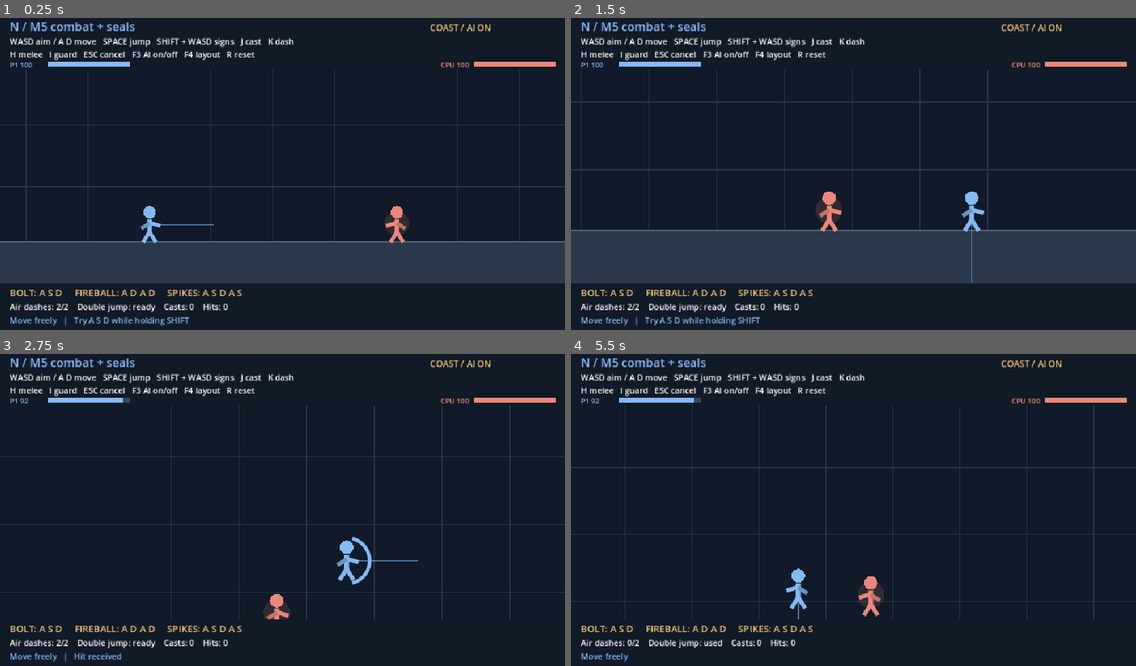
Above: before the commit, frames 1-4 (two rows, left to right).
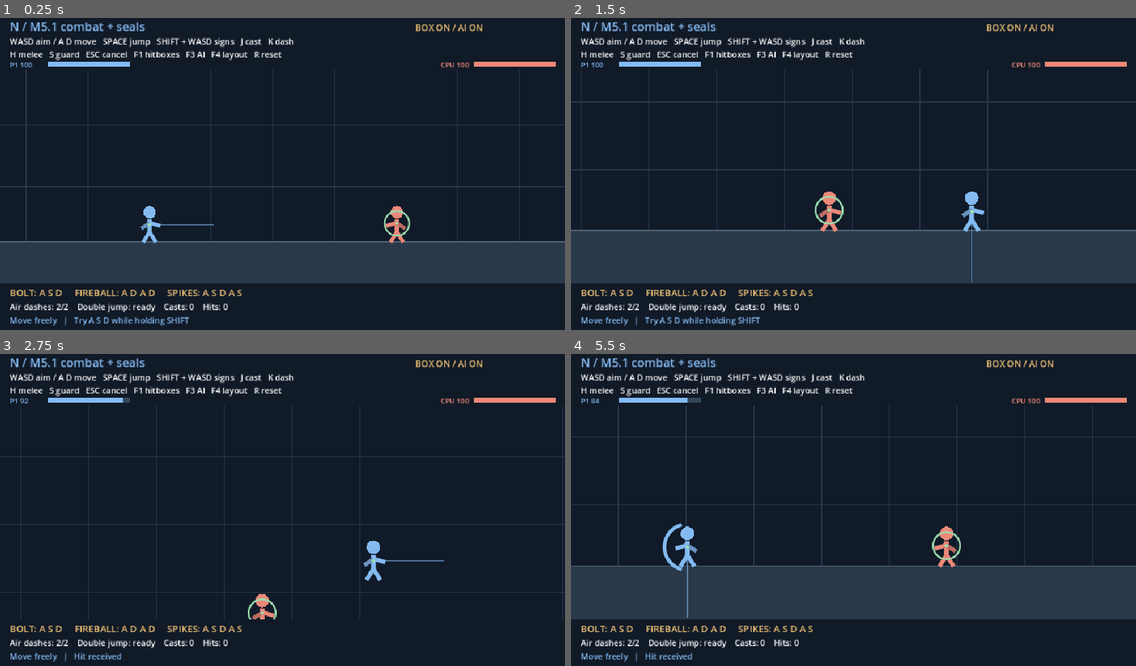
Above: after the commit, the same moments.

Repository: Mefits/Project-N
Game: Godot game, scene res://lab/mobility_signs/mobility_signs.tscn
Same seed, same stepped clock (60 frames per second), same inputs: the game is played once before the commit and once after it.
Inputs:
- Up to frame 1 (0.25 s): no input
- Up to frame 2 (1.5 s): tap Enter at 0.5 s; hold D 0.53-1.28 s; tap Shift at 0.6 s; tap Space at 0.77 s; tap K at 0.8, 1.35 s; hold S from 1.28 s (still down)
- Up to frame 3 (2.75 s): tap Space at 1.52 s; tap J at 1.55, 2.1 s; release S at 2.03 s; hold D from 2.03 s (still down); hold I from 2.03 s (still down)
- Up to frame 4 (5.5 s): release D at 2.78 s; release I at 2.78 s; hold W 2.78-3.53 s; tap I at 2.85 s; tap Space at 3.02, 3.77, 4.52 s; tap F at 3.05, 3.6 s; hold A 3.53-5.03 s; tap Shift at 3.8, 4.35 s; tap K at 4.55, 5.1 s; hold S from 5.03 s (still down); tap J at 5.3 s

The runs differ from the first frame. In frame 1, 1.2% of the frame differs, in the area x 8-87%, y 1-71%; in frame 2, 1.3%; in frame 3, 3.5%; in frame 4, 21%, in the area x 0-100%, y 1-99%.

Commit message:
N M5.1: restore S guard and visualize actual combat hit checks

Diff:
--- a/lab/mobility_signs/mobility_signs.gd
+++ b/lab/mobility_signs/mobility_signs.gd
@@ -51,6 +51,12 @@
 var melee_facing := 1.0
 var spikes: Array[Dictionary] = []
 var blocks := 0
+var show_hitboxes := true
+var debug_strikes: Array[Dictionary] = []
+const STRIKE_BACK_MARGIN := 10.0
+const DEBUG_FLASH := 0.13
+const ATTACK_COLOR := Color("#ff7979")
+const WINDUP_COLOR := Color("#f2d278")
 var shots: Array[Dictionary] = []
 var hits := 0
 var casts := 0
@@ -100,8 +106,8 @@
 	elif not signing and move.length_squared() > 0.0:
 		aim = move.normalized()
 
-func _update_aim() -> void:
-	var move := Vector2(_axis(), float(int(Input.is_physical_key_pressed(KEY_S)) - int(Input.is_physical_key_pressed(KEY_W))))
+func _update_aim(down_as_aim: bool = true) -> void:
+	var move := Vector2(_axis(), float(int(down_as_aim and Input.is_physical_key_pressed(KEY_S)) - int(Input.is_physical_key_pressed(KEY_W))))
 	var arrows := Vector2(float(int(Input.is_physical_key_pressed(KEY_RIGHT)) - int(Input.is_physical_key_pressed(KEY_LEFT))), float(int(Input.is_physical_key_pressed(KEY_DOWN)) - int(Input.is_physical_key_pressed(KEY_UP))))
 	_aim_from_keys(move, arrows)
 
@@ -155,6 +161,8 @@
 				moving_target = not moving_target
 				enemy_vel = Vector2.ZERO
 				enemy_attack_left = 0.0
+			KEY_F1:
+				show_hitboxes = not show_hitboxes
 			KEY_F4:
 				layout = (layout + 1) % LAYOUTS.size()
 				_seal_modifier(false)
@@ -188,6 +196,7 @@
 	air_jump = true
 	shots.clear()
 	spikes.clear()
+	debug_strikes.clear()
 	hp = MAX_HP
 	enemy_hp = MAX_HP
 	target = Vector2(1250, FLOOR - 30)
@@ -251,11 +260,30 @@
 	vel = Vector2(x * RUN, JUMP)
 	return true
 
+func _guard_intent(s_down: bool) -> bool:
+	# S is guard except when it belongs to a seal or a directional action.
+	return s_down and not signing and not dash_requested and not cast_requested and hurt <= 0.0 and melee_left <= 0.0 and dash_left <= 0.0
+
+func _melee_contains(origin: Vector2, direction: float, radius: float, point: Vector2) -> bool:
+	var delta := point - origin
+	return delta.length_squared() <= radius * radius and delta.x * direction >= -STRIKE_BACK_MARGIN
+
+func _spike_hit_area(s: Dictionary) -> Rect2:
+	return Rect2(float(s["x"]), FLOOR - SPIKE_HEIGHT, SPIKE_WIDTH, SPIKE_HEIGHT).grow(18.0)
+
+func _remember_strike(origin: Vector2, direction: float, radius: float) -> void:
+	# Snapshot the actual instantaneous hit check, not a moving recovery hitbox.
+	debug_strikes.append({"origin":origin, "direction":direction, "radius":radius, "life":DEBUG_FLASH})
+
 func _step(dt: float) -> void:
 	if hp <= 0 or enemy_hp <= 0:
 		queue_redraw()
 		return
 	clock += dt
+	for i in range(debug_strikes.size() - 1, -1, -1):
+		debug_strikes[i]["life"] -= dt
+		if debug_strikes[i]["life"] <= 0.0:
+			debug_strikes.remove_at(i)
 	hurt = maxf(0.0, hurt - dt)
 	enemy_hurt = maxf(0.0, enemy_hurt - dt)
 	melee_left = maxf(0.0, melee_left - dt)
@@ -266,10 +294,12 @@
 		if ready_left <= 0.0:
 			prepared_spell = ""
 			_notice("Technique expired")
-	_update_aim()
+	var s_down := Input.is_physical_key_pressed(KEY_S)
+	# Holding S alone cannot redirect aim down; S+J/K can.
+	_update_aim(not s_down or (not signing and (dash_requested or cast_requested)))
 	if absf(aim.x) > 0.05:
 		facing = signf(aim.x)
-	guarding = Input.is_physical_key_pressed(KEY_I) and hurt <= 0.0 and melee_left <= 0.0 and dash_left <= 0.0
+	guarding = _guard_intent(s_down)
 	var move_x := 0.0 if signing or guarding or hurt > 0.0 else _axis()
 	if attack_requested:
 		if not guarding and hurt <= 0.0 and melee_left <= 0.0:
@@ -340,8 +370,8 @@
 func _melee() -> void:
 	melee_left = 0.32
 	melee_facing = facing
-	var delta := target - _center()
-	if delta.length() <= MELEE_RANGE and delta.x * melee_facing >= -10.0:
+	_remember_strike(_center(), melee_facing, MELEE_RANGE)
+	if _melee_contains(_center(), melee_facing, MELEE_RANGE, target):
 		_hit_enemy(9, Vector2(melee_facing * 300.0, -155.0))
 	else:
 		_notice("Melee miss")
@@ -383,7 +413,8 @@
 		var old := enemy_attack_left
 		enemy_attack_left = maxf(0.0, old - dt)
 		if old > 0.12 and enemy_attack_left <= 0.12:
-			if delta.length() <= MELEE_RANGE + 8.0 and delta.x * enemy_facing >= -10.0:
+			_remember_strike(target, enemy_facing, MELEE_RANGE + 8.0)
+			if _melee_contains(target, enemy_facing, MELEE_RANGE + 8.0, _center()):
 				_hit_player(8, Vector2(enemy_facing * 330.0, -120.0), target)
 	if enemy_hurt <= 0.0:
 		if moving_target and enemy_attack_left <= 0.0:
@@ -424,8 +455,7 @@
 			spikes.remove_at(i)
 			continue
 		if age >= 0.22 and age < 0.48 and not s["hit"]:
-			var area := Rect2(float(s["x"]), FLOOR - SPIKE_HEIGHT, SPIKE_WIDTH, SPIKE_HEIGHT)
-			if area.grow(18.0).has_point(target):
+			if _spike_hit_area(s).has_point(target):
 				s["hit"] = true
 				_hit_enemy(20, Vector2(float(s["dir"]) * 170.0, -420.0))
 		spikes[i] = s
@@ -437,7 +467,7 @@
 		air_dashes -= 1
 	# Ground dashes cannot point into the ground.
 	if grounded and d.y > 0.0:
-		d = Vector2(signf(d.x) if absf(d.x) > 0.05 else 1.0, 0)
+		d = Vector2(signf(d.x) if absf(d.x) > 0.05 else facing, 0)
 	dash_direction = d.normalized()
 	dash_left = 0.18
 	dash_cooldown = 0.32
@@ -471,6 +501,18 @@
 	draw_line(p - Vector2(0, 30), p + Vector2(-facing * 13, -22), color.darkened(0.2), 5.0, true)
 	draw_line(p - Vector2(0, 16), p + Vector2(-10, 0), color, 5.0, true)
 	draw_line(p - Vector2(0, 16), p + Vector2(10, 0), color, 5.0, true)
+
+func _draw_strike_zone(origin: Vector2, direction: float, radius: float, color: Color, solid: bool) -> void:
+	# Circle clipped by the same rear margin as _melee_contains.
+	var angle := acos(-STRIKE_BACK_MARGIN / radius)
+	var polygon := PackedVector2Array()
+	for i in range(49):
+		var a := lerpf(-angle, angle, float(i) / 48.0)
+		polygon.append(origin + Vector2(cos(a) * direction, sin(a)) * radius)
+	if solid:
+		draw_colored_polygon(polygon, Color(color, 0.18))
+	polygon.append(polygon[0])
+	draw_polyline(polygon, color, 1.8, true)
 
 func _draw() -> void:
 	var dims := get_viewport_rect().size
@@ -503,9 +545,27 @@
 			for i in range(5):
 				var sx := x + 38.0 * i
 				draw_colored_polygon(PackedVector2Array([Vector2(sx, FLOOR), Vector2(sx + 20.0, FLOOR - h * (0.8 + 0.2 * (i % 2))), Vector2(sx + 38.0, FLOOR)]), Color("#b4a087"))
-	draw_circle(target, 20, Color(RED, 0.15))
 	for s in shots:
 		draw_circle(s["p"], s["r"], s["c"])
+	if show_hitboxes:
+		# The projectile test uses swept projectile radius against the target's 20px circle.
+		draw_arc(target, 20.0, 0.0, TAU, 40, Color("#9cddae"), 1.5, true)
+		draw_circle(target, 2.5, Color("#9cddae"))
+		draw_circle(_center(), 2.5, Color("#9cddae"))
+		for s in shots:
+			draw_arc(s["p"], s["r"], 0.0, TAU, 40, ATTACK_COLOR, 2.0, true)
+		for s in spikes:
+			var age: float = s["age"]
+			var area := _spike_hit_area(s)
+			if age < 0.22:
+				draw_rect(area, WINDUP_COLOR, false, 1.8)
+			elif age < 0.48 and not s["hit"]:
+				draw_rect(area, Color(ATTACK_COLOR, 0.16))
+				draw_rect(area, ATTACK_COLOR, false, 1.8)
+		if enemy_attack_left > 0.12:
+			_draw_strike_zone(target, enemy_facing, MELEE_RANGE + 8.0, WINDUP_COLOR, false)
+		for z in debug_strikes:
+			_draw_strike_zone(z["origin"], z["direction"], z["radius"], ATTACK_COLOR, true)
 	var above := pos - Vector2(0, 88)
 	if signing and not sequence.is_empty():
 		for i in range(sequence.length()):
@@ -519,10 +579,10 @@
 		draw_rect(Rect2(bar, Vector2(84.0 * ready_left / READY_TIME, 5)), GOLD)
 	draw_set_transform(Vector2.ZERO)
 	draw_rect(Rect2(0, 0, dims.x, 90), Color("#111a27"))
-	_label(Vector2(16, 24), "N / M5 combat + seals", 20, BLUE)
+	_label(Vector2(16, 24), "N / M5.1 combat + seals", 20, BLUE)
 	_label(Vector2(16, 47), "WASD aim / A D move   SPACE jump   SHIFT + WASD signs   J cast   " + LAYOUTS[layout], 14)
-	_label(Vector2(16, 69), "H melee   I guard   ESC cancel   F3 AI on/off   F4 layout   R reset", 14)
-	_label(Vector2(dims.x - 230, 24), "COAST / " + ("AI ON" if moving_target else "AI OFF"), 15, GOLD)
+	_label(Vector2(16, 69), "H melee   S guard   ESC cancel   F1 hitboxes   F3 AI   F4 layout   R reset", 14)
+	_label(Vector2(dims.x - 255, 24), ("BOX ON" if show_hitboxes else "BOX OFF") + " / " + ("AI ON" if moving_target else "AI OFF"), 15, GOLD)
 	var hp_width := 140.0
 	_label(Vector2(16, 86), "P1 %d" % hp, 12, BLUE)
 	draw_rect(Rect2(80, 76, hp_width, 9), Color("#34485c"))
--- a/tests/mobility_signs.gd
+++ b/tests/mobility_signs.gd
@@ -174,5 +174,37 @@
 	for i in range(25):
 		lab._step(1.0 / 60.0)
 	check(lab.hp == 92, "AI telegraphed melee hits")
+	lab._reset()
+	lab.moving_target = false
+	check(lab._guard_intent(true) and not lab._guard_intent(false), "S alone guards")
+	key(lab, KEY_SHIFT)
+	key(lab, KEY_S)
+	check(lab.sequence == "" and not lab._guard_intent(true), "Shift+S is seal input not guard")
+	key(lab, KEY_SHIFT, false)
+	key(lab, KEY_K)
+	check(not lab._guard_intent(true), "S+K prioritizes dash")
+	lab.dash_requested = false
+	key(lab, KEY_J)
+	check(not lab._guard_intent(true), "S+J prioritizes cast")
+	lab.cast_requested = false
+	check(lab._guard_intent(true), "guard resumes after action")
+	lab.dash_left = 0.1
+	check(not lab._guard_intent(true), "no guard during dash")
+	lab._reset()
+	lab.facing = -1.0
+	check(lab._start_dash(Vector2.DOWN) and lab.dash_direction == Vector2.LEFT, "ground down dash follows facing")
+	lab._reset()
+	lab.target = lab._center() + Vector2(50,0)
+	lab._melee()
+	check(lab.debug_strikes.size() == 1 and lab.debug_strikes[0]["origin"] == lab._center(), "debug snapshot matches melee origin")
+	check(lab._melee_contains(Vector2.ZERO, 1.0, 76.0, Vector2(76,0)), "front edge included")
+	check(not lab._melee_contains(Vector2.ZERO, 1.0, 76.0, Vector2(-11,0)), "rear margin excluded")
+	check(not lab._melee_contains(Vector2.ZERO, 1.0, 76.0, Vector2(77,0)), "range boundary excluded")
+	check(lab._spike_hit_area({"x":100.0}) == Rect2(82,664,226,144), "spike overlay matches effective area")
+	check(lab.show_hitboxes, "hitbox display default on")
+	key(lab, KEY_F1)
+	check(not lab.show_hitboxes, "F1 hides hitboxes")
+	key(lab, KEY_F1)
+	check(lab.show_hitboxes, "F1 shows hitboxes")
 	print("Mobility signs smoke: ", failures, " failures")
 	quit(0 if failures == 0 else 1)
Not shown, changed: docs/MOBILITY_SIGNS_EXPERIMENT.md
